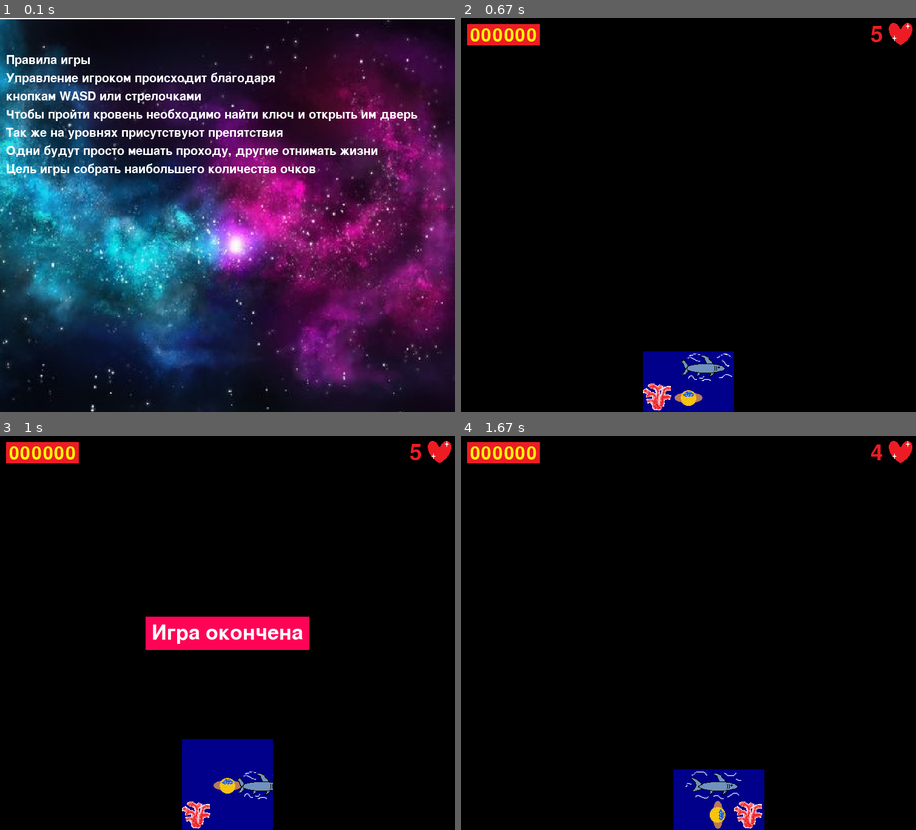
Above: before the commit, frames 1-4 (two rows, left to right).
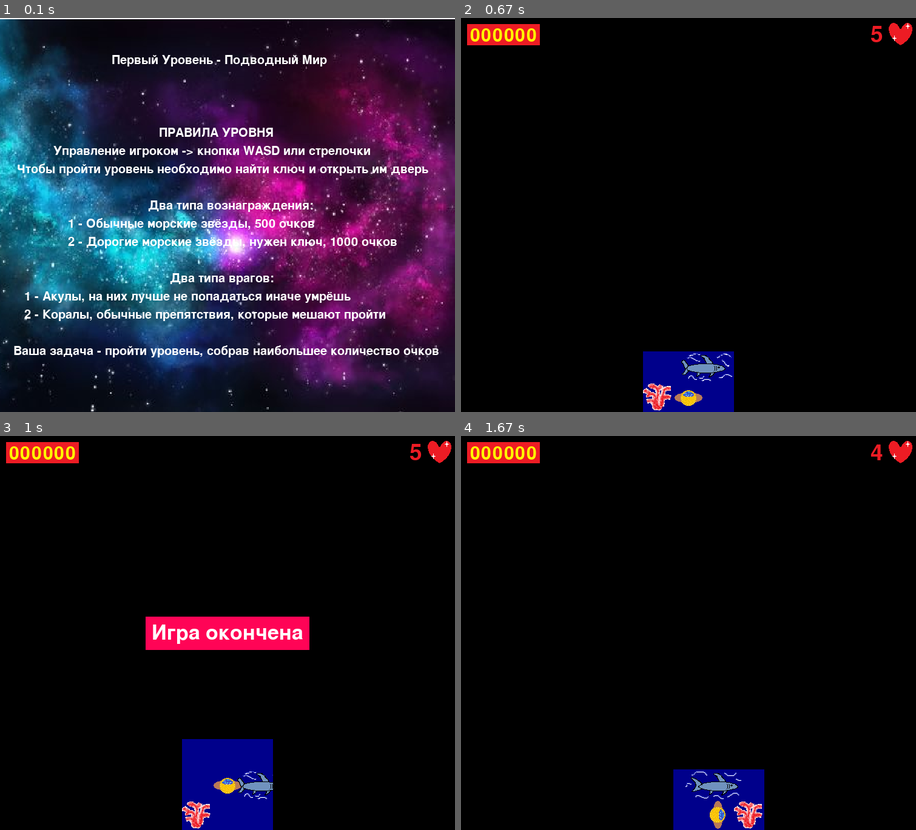
Above: after the commit, the same moments.

Repository: AZEN-SGG/PyGameProject
Game: pygame game, started from MainProgramm.py
Two runs of this game, one before a commit and one after it. Both use one fixed random seed, a clock stepped at 60 frames per second and the inputs below.
Inputs:
- Up to frame 1 (0.1 s): no input
- Up to frame 2 (0.67 s): hold Right from 0.33 s (still down)
- Up to frame 3 (1 s): release Right at 0.8 s; hold Up from 0.83 s (still down)
- Up to frame 4 (1.67 s): release Up at 1.13 s; tap Space at 1.17, 1.57 s; hold Right from 1.5 s (still down)

The runs differ from the first frame. In frame 1, 9.9% of the frame differs, in the area x 1-97%, y 9-87%; in frame 2, nothing differs; in frame 3, nothing differs; in frame 4, nothing differs.

Commit message:
Добавил правила к каждому уровню Очки теперь передаются между уровнями При выигрыше уровень заканчивается возвращая количество очков

Diff:
--- a/FirstLevel.py
+++ b/FirstLevel.py
@@ -42,6 +42,11 @@
     pygame.draw.rect(screen, (255, 4, 86), (text_x - 10, text_y - 10,
                                             text_w + 20, text_h + 20))
     screen.blit(text, (text_x, text_y))
+
+
+# Функция отвечает за передачу данных об заработанных очках
+def return_function():
+    points = score.points
 
 
 def return_back():  # Возвращение спрайтов на исходные позиции
@@ -392,7 +397,7 @@
         self.__init__(choice(key_star_coord))
 
 
-class Door(pygame.sprite.Sprite): #Класс двери
+class Door(pygame.sprite.Sprite):  # Класс двери
     def __init__(self, x, y):
         pygame.sprite.Sprite.__init__(self)
         self.image = closing_door_image
@@ -411,7 +416,7 @@
             self.image.set_colorkey('green')
 
 
-class Player(pygame.sprite.Sprite):#Класс игрока
+class Player(pygame.sprite.Sprite):  # Класс игрока
     def __init__(self):
         pygame.sprite.Sprite.__init__(self)
         self.image = player_image
@@ -420,13 +425,13 @@
         self.rect = self.image.get_rect()
         self.rect.center = WIDTH / 2, HEIGHT - 25
 
-    def get_rects(self): # функция для получения координат
+    def get_rects(self):  # функция для получения координат
         return self.rect.y, self.rect.x
 
     def update(self):
         pass
 
-    def go_up(self): #шаг вверх
+    def go_up(self):  # шаг вверх
         self.image = player_image
         self.image.set_colorkey('white')
         if self.rect.y == 0:
@@ -436,7 +441,7 @@
             if matrix[y][self.rect.x // 50] != 'Coral':
                 self.rect.y -= 50
 
-    def go_down(self): #шаг вниз
+    def go_down(self):  # шаг вниз
         self.image = player_down_image
         self.image.set_colorkey('white')
         if self.rect.y == HEIGHT - 50:
@@ -446,7 +451,7 @@
             if matrix[y][self.rect.x // 50] != 'Coral':
                 self.rect.y += 50
 
-    def go_right(self): #шаг вправо
+    def go_right(self):  # шаг вправо
         self.image = player_right_image
         self.image.set_colorkey('white')
         if self.rect.x == WIDTH - 50:
@@ -458,7 +463,7 @@
             if matrix[self.rect.y // 50][x] != 'Coral':
                 self.rect.x += 50
 
-    def go_left(self): #шаг влево
+    def go_left(self):  # шаг влево
         self.image = player_left_image
         self.image.set_colorkey('white')
         if self.rect.x == 0:
@@ -476,7 +481,7 @@
         self.rect.center = WIDTH / 2, HEIGHT - 25
 
 
-class Life(pygame.sprite.Sprite): #Класс жизни
+class Life(pygame.sprite.Sprite):  # Класс жизни
     def __init__(self, screen, color=(237, 28, 36)):
         pygame.sprite.Sprite.__init__(self)
 
@@ -498,13 +503,13 @@
         text_y = 10
         screen.blit(text, (text_x, text_y))
 
-    def take_away_life(self): #При смерти игрока жизнь отнимается
+    def take_away_life(self):  # При смерти игрока жизнь отнимается
         self.life = str(int(self.life) - 1)
 
-    def give_life(self): # Получение количества жизни
+    def give_life(self):  # Получение количества жизни
         return int(self.life)
 
-    def alive(self): #Для перезапуска уровня
+    def alive(self):  # Для перезапуска уровня
         self.life = '5'
 
 
@@ -693,13 +698,13 @@
 all_sprites.add(coral51)
 all_sprites.add(coral52)
 
+
 # Цикл игры
-running = True
-
-
-def first_level(running: bool = True, points: str = '000000'):
+def first_level(running: bool = True):
     global KEY
     global KEY_STAR
+
+    global score
 
     global faced_bool
     global win_bool
@@ -733,7 +738,7 @@
 
                 elif win_bool:
                     if event.key == pygame.K_SPACE:
-                        running = False
+                        return score.points
 
                 elif faced_bool:
                     if event.key == pygame.K_SPACE:
@@ -769,5 +774,6 @@
 
         if win_bool:
             win()
+
         # После отрисовки всего, переворачиваем экран
         pygame.display.flip()
--- a/MainProgramm.py
+++ b/MainProgramm.py
@@ -34,14 +34,14 @@
     sys.exit()
 
 
-def start_screen(intro_text):
+def start_screen(text):
     fon = pygame.transform.scale(load_image('fon.png'), (WIDTH, HEIGHT))
     screen.blit(fon, (0, 0))
     font = pygame.font.Font(None, 30)
     text_coord = 50
 
-    for line in intro_text:
-        string_rendered = font.render(line, 1, pygame.Color('white'))
+    for line in text:
+        string_rendered = font.render(line, True, pygame.Color('white'))
         intro_rect = string_rendered.get_rect()
         text_coord += 10
         intro_rect.top = text_coord
@@ -61,13 +61,17 @@
         clock.tick(FPS)
 
 
-intro_text = ["Правила игры",
-              "Управление игроком происходит благодаря",
-              "кнопкам WASD или стрелочками",
-              'Чтобы пройти кровень необходимо найти ключ и открыть им дверь',
-              'Так же на уровнях присутствуют препятствия',
-              "Одни будут просто мешать проходу, другие отнимать жизни",
-              'Цель игры собрать наибольшего количества очков']
+intro_text = ['                             Первый Уровень - Подводный Мир', '', '', '',
+              "                                          ПРАВИЛА УРОВНЯ",
+              "             Управление игроком -> кнопки WASD или стрелочки",
+              '   Чтобы пройти уровень необходимо найти ключ и открыть им дверь', '',
+              '                                       Два типа вознаграждения:',
+              '                 1 - Обычные морские звёзды, 500 очков',
+              '                 2 - Дорогие морские звёзды, нужен ключ, 1000 очков', '',
+              '                                             Два типа врагов:',
+              "     1 - Акулы, на них лучше не попадаться иначе умрёшь",
+              '     2 - Коралы, обычные препятствия, которые мешают пройти', '',
+              '  Ваша задача - пройти уровень, собрав наибольшее количество очков']
 
 pygame.init()
 pygame.mixer.init()
@@ -76,27 +80,41 @@
 screen = pygame.display.set_mode((WIDTH, HEIGHT))
 clock = pygame.time.Clock()
 
+# Отображаю правила первого уровня
 start_screen(intro_text)
-
 something = FirstLevel.first_level(True)
 
-if something is not None:
-    level = int(something[1])
-    hearts = something[2]
-    points = something[3]
+intro_text = ['                             Второй Уровень - Путешествие в Ад', '', '', '',
+              "                                          ПРАВИЛА УРОВНЯ",
+              "             Управление игроком -> кнопки WASD или стрелочки",
+              '   Чтобы пройти уровень необходимо найти ключ и открыть им дверь', '',
+              '                                       Два типа вознаграждения:',
+              '                 1 - Зелёные зелья, нужен котел, 500 очков',
+              '                 2 - Красные зелья, 1000 очков', '',
+              '                                             Два типа врагов:',
+              "     1 - Летучие Мыши, на них лучше не попадаться иначе умрёшь",
+              '     2 - Пламя, обычное препятствие, которое мешает пройти', '',
+              '  Ваша задача - пройти уровень, собрав наибольшее количество очков']
 
-    if level == 1:
-        something = FirstLevel.first_level(True, points)
+# Отображаю правила второго уровня
+start_screen(intro_text)
+something = SecondLevel.second_level(True, something)
 
-    elif level == 2:
-        something = SecondLevel.second_level(True, points)
+intro_text = ['                             Третий Уровень - Дикий Запад', '', '', '',
+              "                                          ПРАВИЛА УРОВНЯ",
+              "             Управление игроком -> кнопки WASD или стрелочки",
+              '   Чтобы пройти уровень необходимо дойти до верхнего конца', '',
+              '                                       Два типа вознаграждения:',
+              '                 1 - Мешок с деньгами, 1000 очков',
+              '                 2 - Большой мешок с деньгами, нужен ключ, 4000 очков', '',
+              '                                             Четыре типа врагов:',
+              "     1 - Перекати поле, движутся на вас с огромной скоростью, убьют",
+              '     2 - Кактус и Колючий куст, препятствие, которое не даёт пройти',
+              '     3 - Ковбой, если наткнуться на него, то умрёшь, стреляет пулями',
+              '     4 - Пули, идут чередой с небольшой скоростью, но могут убить', '',
+              '  Ваша задача - пройти уровень, собрав наибольшее количество очков']
 
-    else:
-        something = ThirdLevel.third_level(True, points)
-
-else:
-    something = SecondLevel.second_level(True)
-
-something = ThirdLevel.third_level(True)
+start_screen(intro_text)
+ThirdLevel.third_level(True, something)
 
 pygame.quit()
--- a/SecondLevel.py
+++ b/SecondLevel.py
@@ -20,7 +20,9 @@
 KEY = False
 
 stop_bool: bool = False
-win_bool = False
+win_bool: bool = False
+
+state_points: str = '000000'
 
 
 def load_image(name, color_key=None):  # Функция для получения фотографий
@@ -418,7 +420,7 @@
         screen.blit(text, (text_x, text_y))
 
     def discharge(self):
-        self.points = '000000'
+        self.points = state_points
 
 
 class Life(pygame.sprite.Sprite):
@@ -754,15 +756,20 @@
 all_sprites.add(life)
 all_sprites.add(key)
 
+
 # Цикл игры all_sprites.add(flame1)
-running = True
-
-
 def second_level(running: bool = True, points: str = '000000'):
     global stop_bool
     global win_bool
 
     global all_sprites
+    global score
+    global state_points
+
+    # Если предыдущий уровень вернул в игру очки, то они добавляются сюда
+    if points is not None:
+        state_points = points
+        score.points = points
 
     while running:
         # Держим цикл на правильной скорости
@@ -796,7 +803,7 @@
 
                 elif win_bool:
                     if event.key == pygame.K_SPACE:
-                        running = False
+                        return score.points
 
         screen.fill((123, 34, 52))
 
--- a/ThirdLevel.py
+++ b/ThirdLevel.py
@@ -11,7 +11,8 @@
 game_folder = os.path.dirname(__file__)
 data_folder = os.path.join(game_folder, 'data')
 
-level: int = 2
+level: int = 3
+state_points: str = '000000'
 
 faced_bool: bool = False
 win_bool: bool = False
@@ -27,32 +28,27 @@
     global faced_bool
     faced_bool = True
 
-    if level == 1:
-        heart.life = '5'
-        heart.score.points = '000000'
+    if heart.life == '0':
+        font = pygame.font.Font(None, 50)
+        text = font.render("Игра окончена", True, (255, 0, 0))  # Нужно дописать про пробел
+        text_x = WIDTH // 2 - text.get_width() // 2
+        text_y = HEIGHT // 2 - text.get_height() // 2
+        text_w = text.get_width()
+        text_h = text.get_height()
+        screen.blit(text, (text_x, text_y))
+        pygame.draw.rect(screen, (255, 0, 0), (text_x - 10, text_y - 10,
+                                               text_w + 20, text_h + 20), 1)
 
     else:
-        if heart.life == '0':
-            font = pygame.font.Font(None, 50)
-            text = font.render("Игра окончена", True, (255, 0, 0))  # Нужно дописать про пробел
-            text_x = WIDTH // 2 - text.get_width() // 2
-            text_y = HEIGHT // 2 - text.get_height() // 2
-            text_w = text.get_width()
-            text_h = text.get_height()
-            screen.blit(text, (text_x, text_y))
-            pygame.draw.rect(screen, (255, 0, 0), (text_x - 10, text_y - 10,
-                                                   text_w + 20, text_h + 20), 1)
-
-        else:
-            font = pygame.font.Font(None, 50)
-            text = font.render("Вы проиграли", True, (255, 0, 0))  # Нужно дописать про пробел
-            text_x = WIDTH // 2 - text.get_width() // 2
-            text_y = HEIGHT // 2 - text.get_height() // 2
-            text_w = text.get_width()
-            text_h = text.get_height()
-            screen.blit(text, (text_x, text_y))
-            pygame.draw.rect(screen, (255, 0, 0), (text_x - 10, text_y - 10,
-                                                   text_w + 20, text_h + 20), 1)
+        font = pygame.font.Font(None, 50)
+        text = font.render("Вы проиграли", True, (255, 0, 0))  # Нужно дописать про пробел
+        text_x = WIDTH // 2 - text.get_width() // 2
+        text_y = HEIGHT // 2 - text.get_height() // 2
+        text_w = text.get_width()
+        text_h = text.get_height()
+        screen.blit(text, (text_x, text_y))
+        pygame.draw.rect(screen, (255, 0, 0), (text_x - 10, text_y - 10,
+                                               text_w + 20, text_h + 20), 1)
 
 
 # Функция отвечает за запись рекордов, которые происходят при выигрыше последнего третьего уровня
@@ -125,7 +121,7 @@
 
         if sprites[sprite].type == 'Point':  # Мешочек с золотом
             sprites[sprite].hide = False
-            score.points = '000000'
+            score.points = state_points
 
         elif sprites[sprite].type == 'Key':
             sprites[sprite].hide = False
@@ -763,6 +759,12 @@
     global life
     global number_frames
     global screen
+    global score
+    global state_points
+
+    if points is not None:
+        state_points = points
+        score.points = points
 
     screen = pygame.display.set_mode((WIDTH, HEIGHT))
 
--- a/record.txt
+++ b/record.txt
@@ -1,3 +1,3 @@
-001000
-000000
-000000
+004000
+004000
+004000
